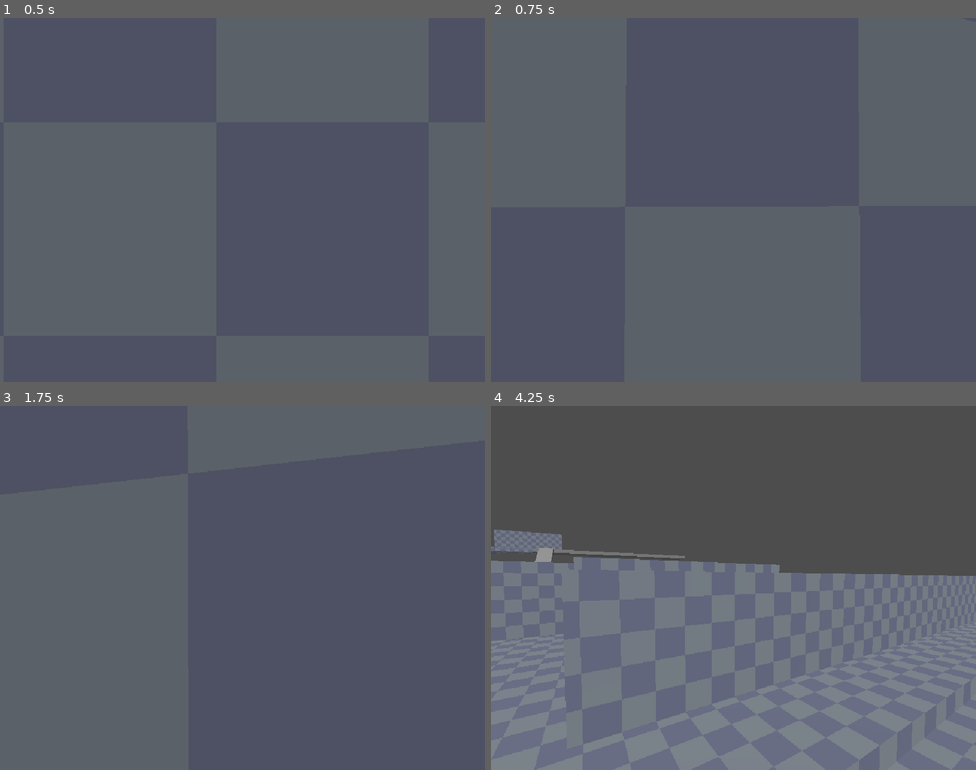
Above: before the commit, frames 1-4 (two rows, left to right).
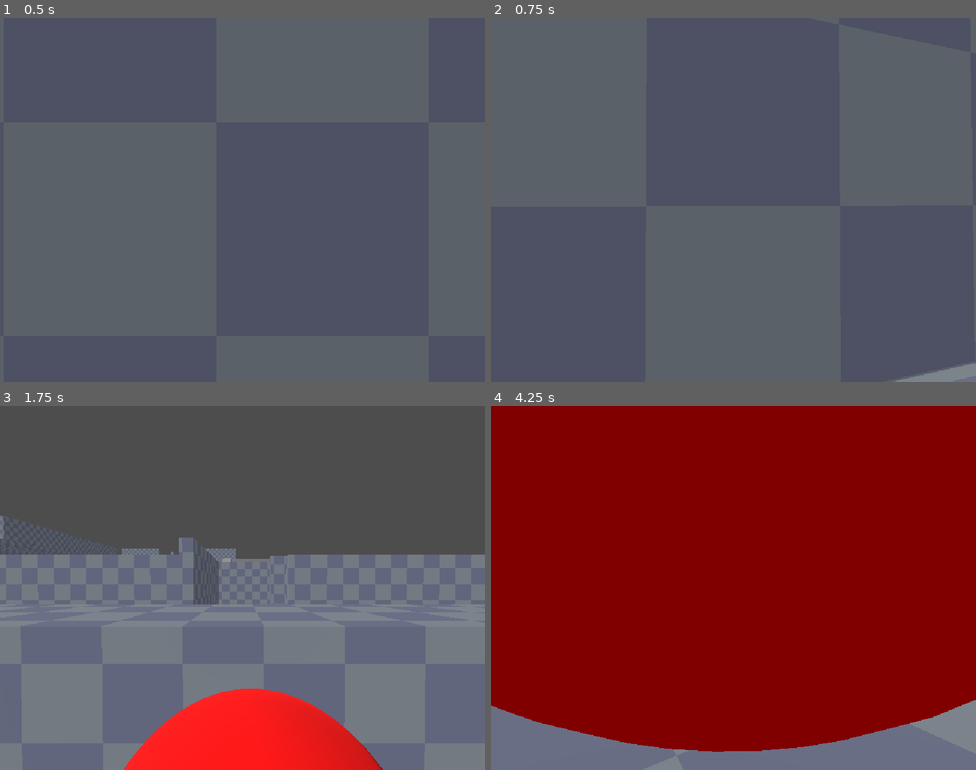
Above: after the commit, the same moments.

Repository: ktyldev/metros-edge
Game: Godot game, scene res://scenes/main.tscn
The game is run twice, just before and just after one commit, with the same random seed, the same clock (stepped at 60 frames per second) and the same inputs.
Inputs (mouse positions are in pixels of both pictures, inside the frame that each line leads up to):
- Up to frame 1 (0.5 s): no input
- Up to frame 2 (0.75 s): tap Enter at 0.5 s; move the mouse to (757, 200) at 0.52 s; hold W (forward) from 0.53 s (still down); hold Ctrl (crouch) from 0.53 s (still down)
- Up to frame 3 (1.75 s): keep holding W (forward); tap Space (jump) at 0.77, 1.07, 1.52 s; right-click (266, 588) at 0.8 s; move the mouse to (218, 588) at 1.27 s; release Ctrl (crouch) at 1.28 s; right-click (218, 588) at 1.35 s; tap Shift (sprint) at 1.55 s
- Up to frame 4 (4.25 s): keep holding W (forward); tap Space (jump) at 1.82, 3.02, 3.05, 3.32, 3.6, 3.77, 4.07 s; move the mouse to (743, 580) at 2.02 s; hold Shift (sprint) 2.03-2.78 s; tap Q (turn) at 2.3, 2.85 s; move the mouse to (728, 595) at 2.77 s; move the mouse to (767, 591) at 3.52 s; hold Ctrl (crouch) from 3.53 s (still down)

Frame 1 is identical in both runs. In frame 2, 0.5% of the frame differs, in the area x 83-100%, y 94-100%; in frame 3, 63%; in frame 4, 90%, in the area x 0-100%, y 0-95%.

Commit message:
some character controller changes
we got momentum and reworked slides and stuff, but it needs some tweaking

Diff:
--- a/metros-edge/scripts/player.gd
+++ b/metros-edge/scripts/player.gd
@@ -1,40 +1,39 @@
 extends CharacterBody3D
 
 # Speed vars
-var current_speed = 5.0
-const walking_speed = 5.0
-const sprinting_speed = 9.5
-const crouching_speed = 2.5
-const lerp_speed = 10
-@export var air_lerp_speed = 2.25
+# i believe it's preferred to have it consts if we're not changing it during gameplay
+var current_speed = 0
+var crouching_speed = 2.5
+var jogging_speed = 5.0 # note : all "walking" is now jogging, as we don't really have walking in this
+var max_speed = 12.0
+# Accel + Decel
+@export var ground_friction = 20.0
+var slide_friction = ground_friction * 0.25
+@export var ground_acceleration = 10.0
+var horizontal_velocity = Vector3.ZERO
+@export var accel_to_max_speed_time = 2.5
+@export var accel_to_max_speed_timer = 0.0
+
+# will leave/rename after rewriting
+var lerp_speed = 10
+@export var air_drag = 2.25
 
 # States
-var walking = false
-var sprinting = false
+var jogging = false
+var sprinting = false # might be useful to state if we're at max running speed to call that sprinting?
 var crouching = false
 var free_looking = false
 var sliding = false
 
 # Slide vars
-var slide_timer = 0.0
-var slide_timer_max = 1
+# Consider slide_min_speed and just a way to get out of sliding via jumping out of it or if slowed down enough automatic standing up again, make it feel more momentum-y and natural
+var slide_min_speed = 7.0
+#@export var slide_timer = 0.0
+#@export var slide_timer_max = 1.0
 var slide_vector = Vector2.ZERO
 var slide_speed = 10.5
 var slide_end_speed_offset = 0.1
-var slide_headtilt = 7
-
-## Head bobbing vars
-#const head_bobbing_speed_sprinting = 22.0
-#const head_bobbing_speed_walking = 14.0
-#const head_bobbing_speed_crouching = 10.0
-#
-#var head_bobbing_intensity_current = 0
-#const head_bobbing_intensity_sprinting = 0.2
-#const head_bobbing_intensity_walking = 0.1
-#const head_bobbing_intensity_crouching = 0.05
-#
-#var head_bobbing_vector = Vector2.ZERO
-#var head_bobbing_index = 0.0
+var slide_headtilt = 7.0
 
 
 # Movement vars
@@ -66,26 +65,16 @@
 @onready var head = $neck/head
 @onready var eyes = $neck/head/eyes
 @onready var camera_3d = $neck/head/eyes/Camera3D
-#@onready var hand_cam = $SubViewportContainer/SubViewport/HandCam
-#@onready var player_arms = $neck/Player_Arms
+
 
 @onready var ray_cast_3d = $RayCast3D
-#@onready var animation_player = $neck/head/eyes/AnimationPlayer
-#@onready var audio_stream_player = $AudioStreamPlayer
+
 
 # Get the gravity from the project settings to be synced with RigidBody nodes.
 var gravity = ProjectSettings.get_setting("physics/3d/default_gravity")
 
 func _ready():
 	Input.set_mouse_mode(Input.MOUSE_MODE_CAPTURED)
-
-#leftovers kept for comparison
-#func _process(delta):
-	#
-	#hand_cam.global_transform = camera_3d.global_transform
-	##make hands follow the camera
-
-
 
 func _input(event):
 	# Mouse looking logic
@@ -96,7 +85,9 @@
 		#was (deg_to_rad(-event.relative.x * mouse_sens)) but i felt this made more sense
 		#also it's the x axis rotating the character on the body's y axis that's why it looks a little weird
 		else:
-			rotate_y(deg_to_rad(-event.relative.x) * mouse_sens)
+			var turn_amount: float = deg_to_rad(-event.relative.x) * mouse_sens
+			rotate_y(turn_amount)
+			direction = direction.rotated(Vector3.UP,turn_amount)
 			head.rotate_x(deg_to_rad(-event.relative.y)*mouse_sens)
 			head.rotation.x = clamp(head.rotation.x,deg_to_rad(-98),deg_to_rad(98))
 
@@ -106,110 +97,98 @@
 	var input_dir = Input.get_vector("left", "right", "forward", "backward")
 
 	#Handle movement state
-	# Crouching
-	if Input.is_action_pressed("crouch") || sliding:
-		current_speed = lerp(current_speed, crouching_speed, delta * lerp_speed)
-
-		head.position.y = lerp(head.position.y, crouching_depth, delta*lerp_speed)
-
+
+	# Sync horizontal_velocity with the actual movement velocity.
+	horizontal_velocity = Vector3(velocity.x, 0.0, velocity.z)
+
+	# Build up speed while jogging forward.
+	if is_on_floor() and input_dir.y < -0.1 and not sliding and not crouching:
+		accel_to_max_speed_timer = min(accel_to_max_speed_timer + delta,accel_to_max_speed_time)
+	else:
+		accel_to_max_speed_timer = max(accel_to_max_speed_timer-delta*2.0,0.0)
+
+	current_speed = lerp(jogging_speed,max_speed,accel_to_max_speed_timer/accel_to_max_speed_time)
+
+	# Handle slide initiation.
+	if Input.is_action_pressed("crouch") and not sliding:
+		if is_on_floor() and horizontal_velocity.length() >= slide_min_speed:
+			sliding = true
+			#slide_timer = slide_timer_max
+
+			# Preserve the direction of the current momentum.
+			slide_vector = Vector2(horizontal_velocity.dot(transform.basis.x),horizontal_velocity.dot(-transform.basis.z)).normalized()
+			free_looking = true
+
+	# Handle crouching and standing.
+	if Input.is_action_pressed("crouch") or sliding:
+		head.position.y = lerp(head.position.y,crouching_depth,delta*lerp_speed)
 		standing_collision_shape.disabled = true
 		crouching_collision_shape.disabled = false
-
-		#slide beginning logic
-		if sprinting && input_dir != Vector2.ZERO:
-			sliding = true
-			slide_timer = slide_timer_max
-			slide_vector = input_dir
-			#prevent camera from altering slide direction via using free look during slide
-			free_looking = true
-			print("Slide start")
-
-		walking = false
-		sprinting = false
+		jogging = false
 		crouching = true
-		#could be freelooking or sliding
-
-	# Standing logic
-	elif !ray_cast_3d.is_colliding():
-		standing_collision_shape.disabled = false
-		crouching_collision_shape.disabled = true
-
-		head.position.y = lerp(head.position.y, 0.0,delta*lerp_speed)
-
-		# Sprinting
-		if Input.is_action_pressed("sprint"):
-			current_speed = lerp(current_speed, sprinting_speed, delta * lerp_speed)
-			walking = false
-			sprinting = true
-			crouching = false
-		# Walking
-		else:
-			current_speed = lerp(current_speed, walking_speed, delta * lerp_speed)
-			walking = true
-			sprinting = false
-			crouching = false
-
-	# Handle free look
-	if Input.is_action_pressed("free_look") || sliding:
+	else:
+		if not ray_cast_3d.is_colliding():
+			standing_collision_shape.disabled = false
+			crouching_collision_shape.disabled = true
+			head.position.y = lerp(head.position.y,0.0,delta*lerp_speed)
+		crouching = false
+
+	# Handle free look.
+	if Input.is_action_pressed("free_look") or sliding:
 		free_looking = true
+
 		if sliding:
 			eyes.rotation.z = lerp(eyes.rotation.z,-deg_to_rad(slide_headtilt),delta*lerp_speed)
 		else:
 			eyes.rotation.z = -deg_to_rad(neck.rotation.y*free_look_tilt_amount)
 	else:
 		free_looking = false
-		neck.rotation.y = lerp(neck.rotation.y, 0.0, delta*lerp_speed)
-		eyes.rotation.z = lerp(eyes.rotation.z, 0.0, delta*lerp_speed)
-
-	# Handle sliding
+		neck.rotation.y = lerp(neck.rotation.y,0.0,delta*lerp_speed)
+		eyes.rotation.z = lerp(eyes.rotation.z,0.0,delta*lerp_speed)
+
+	# Direction handling and movement.
 	if sliding:
-		slide_timer -= delta
-		if slide_timer <=0:
+		#slide using momentum
+		#slide_timer -= delta
+
+		horizontal_velocity = horizontal_velocity.move_toward(Vector3.ZERO,slide_friction*delta)
+
+		velocity.x = horizontal_velocity.x
+		velocity.z = horizontal_velocity.z
+
+		if  horizontal_velocity.length() <= 0.1:
 			sliding = false
-			free_looking = false
+			#slide_timer = 0.0
 			print("Slide end")
 
-	#direction handling stuff
-	if is_on_floor():
-		direction = lerp(direction,(transform.basis * Vector3(input_dir.x, 0, input_dir.y)).normalized(),delta*lerp_speed)
-	elif input_dir != Vector2.ZERO:
-			direction = lerp(direction,(transform.basis * Vector3(input_dir.x, 0, input_dir.y)).normalized(),delta*air_lerp_speed)
-
-	if sliding:
-		direction = (transform.basis * Vector3(slide_vector.x, 0, slide_vector.y)).normalized()
-		current_speed = (slide_timer + slide_end_speed_offset) * slide_speed
-
-
-	if direction:
-		velocity.x = direction.x * current_speed
-		velocity.z = direction.z * current_speed
-
-
 	else:
-		velocity.x = move_toward(velocity.x, 0, current_speed)
-		velocity.z = move_toward(velocity.z, 0, current_speed)
-
-	## Handle headbob
-	#if sprinting:
-		#head_bobbing_intensity_current = head_bobbing_intensity_sprinting
-		#head_bobbing_index += head_bobbing_speed_sprinting * delta
-	#elif walking:
-		#head_bobbing_intensity_current = head_bobbing_intensity_walking
-		#head_bobbing_index += head_bobbing_speed_walking * delta
-	#elif crouching:
-		#head_bobbing_intensity_current = head_bobbing_intensity_crouching
-		#head_bobbing_index += head_bobbing_speed_crouching * delta
-	#
-	#if is_on_floor() && !sliding && input_dir != Vector2.ZERO:
-		##for every side to side we go up and down twice
-		#head_bobbing_vector.y = sin(head_bobbing_index)
-		#head_bobbing_vector.x = sin(head_bobbing_index/2)+0.5
-		#eyes.position.y = lerp(eyes.position.y, head_bobbing_vector.y*(head_bobbing_intensity_current/2),delta*lerp_speed)
-		#eyes.position.x = lerp(eyes.position.x, head_bobbing_vector.x*head_bobbing_intensity_current,delta*lerp_speed)
-	#else:
-		#eyes.position.y = lerp(eyes.position.y, 0.0,delta*lerp_speed)
-		#eyes.position.x = lerp(eyes.position.x, 0.0,delta*lerp_speed)
-
+		# Normal ground steering.
+		if is_on_floor() and input_dir != Vector2.ZERO:
+			direction = (transform.basis * Vector3(input_dir.x,0,input_dir.y)).normalized()
+
+		## Air steering.
+		# leftovers i believe, do we want air steering? i think stopping in air is already maybe something i'd consider removing if anything, we gotta pick between realism and expected-gamey stuff
+		#elif input_dir != Vector2.ZERO:
+			#direction = direction.lerp(
+				#(transform.basis * Vector3(input_dir.x, 0, input_dir.y)).normalized(),
+				#delta * air_drag
+			#).normalized()
+
+		# Accelerate toward the jogging/sprinting target speed.
+		if input_dir != Vector2.ZERO and direction.length() > 0.01:
+			var target_velocity = direction * current_speed
+
+			if is_on_floor():
+				horizontal_velocity = horizontal_velocity.move_toward(target_velocity,ground_acceleration * delta)
+			else:
+				horizontal_velocity = horizontal_velocity.move_toward(Vector3.ZERO,air_drag * delta)
+		else:
+			# Decelerate when there is no input.
+			var rate = ground_friction if is_on_floor() else air_drag
+			horizontal_velocity = horizontal_velocity.move_toward(Vector3.ZERO,rate * delta)
+
+		velocity.x = horizontal_velocity.x
+		velocity.z = horizontal_velocity.z
 
 	var look_dir := global_basis.get_rotation_quaternion() * Vector3(0, 0, -1)
 
@@ -238,9 +217,10 @@
 			crouching = false
 		elif wall_stick:
 			if wall_stick_timer > 0.0:
-
-				var launch := wall_stick.get_normal() * 16.0
-				launch += Vector3.UP * jump_velocity * 1.5
+				#was 16.0
+				var launch := wall_stick.get_normal() * 5.5
+				# was * 1.5
+				launch += Vector3.UP * jump_velocity
 
 				velocity = launch
 				look_at(position + wall_stick.get_normal())
@@ -264,10 +244,6 @@
 			#animation_player.play("landing")
 
 	# Handle wall stick
-
-
-
-
 	last_velocity = velocity
 	move_and_slide()
 
@@ -286,7 +262,7 @@
 		# if we're facing along but a bit into the wall then we can wallrun
 		# # TODO: wallrun
 
-	# if we press "turn" and we then rotate to face the normal
+	# if we press "turn" (Q) and we then rotate to face the normal
 	if Input.is_action_just_pressed("turn") and turn_to_face_timer == 0.0:
 		if wall_stick:
 			turn_to_face_timer = turn_to_face_time
